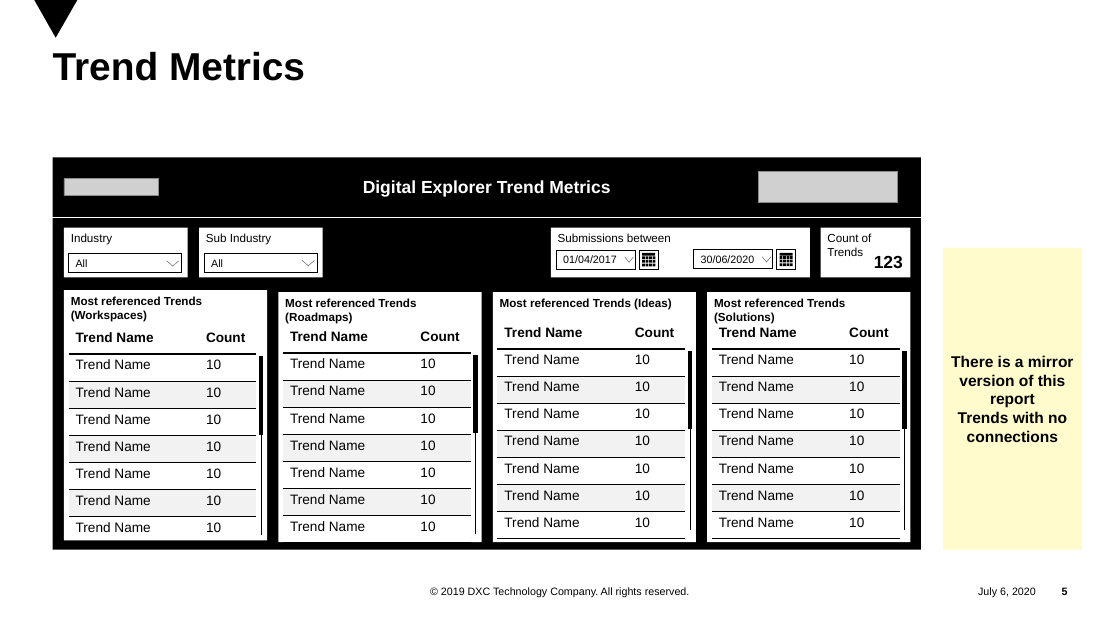
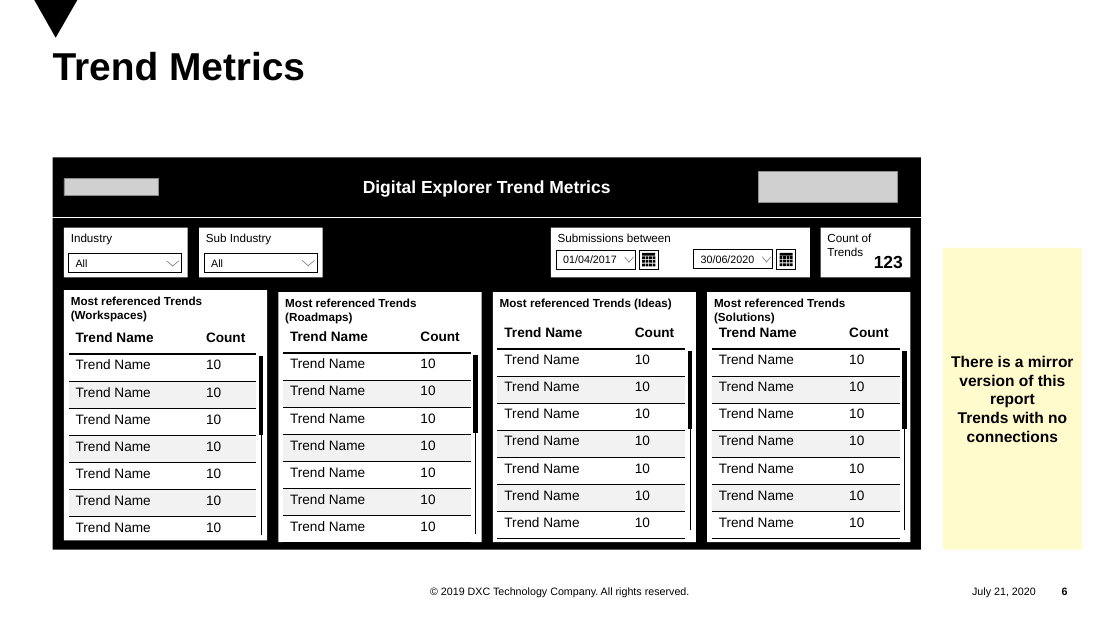
Before and after one commit to EnglishSid/DigitalExplorerSpecs, a slide deck: slide 6 of internalContent/DEAPI's/PowerBI reports.pptx (slide 5 before the commit). Drawn at 1120x630 pixels with LibreOffice and Linux fonts; fonts in the diff are those of the drawing; grey boxes stand for pictures; background and template pictures are left out. Boxes give left, top, right and bottom in pixels: in the first picture for what was removed or moved away, otherwise in the second. Text is boxed around its words. In the diff, an @@ line names an element or a change of style, - is before the commit and + after.

```diff
--- a/internalContent/DEAPI's/PowerBI reports.pptx
+++ b/internalContent/DEAPI's/PowerBI reports.pptx
@@ text at <box>972,587,1036,597</box>: text changed @@
-July 6, 2020
+July 21, 2020
@@ page number at <box>1062,586,1068,597</box>: text changed @@
-5
+6
```
Also in this commit, not shown: 4 other slides changed, 9 slides added, 5 other files.
